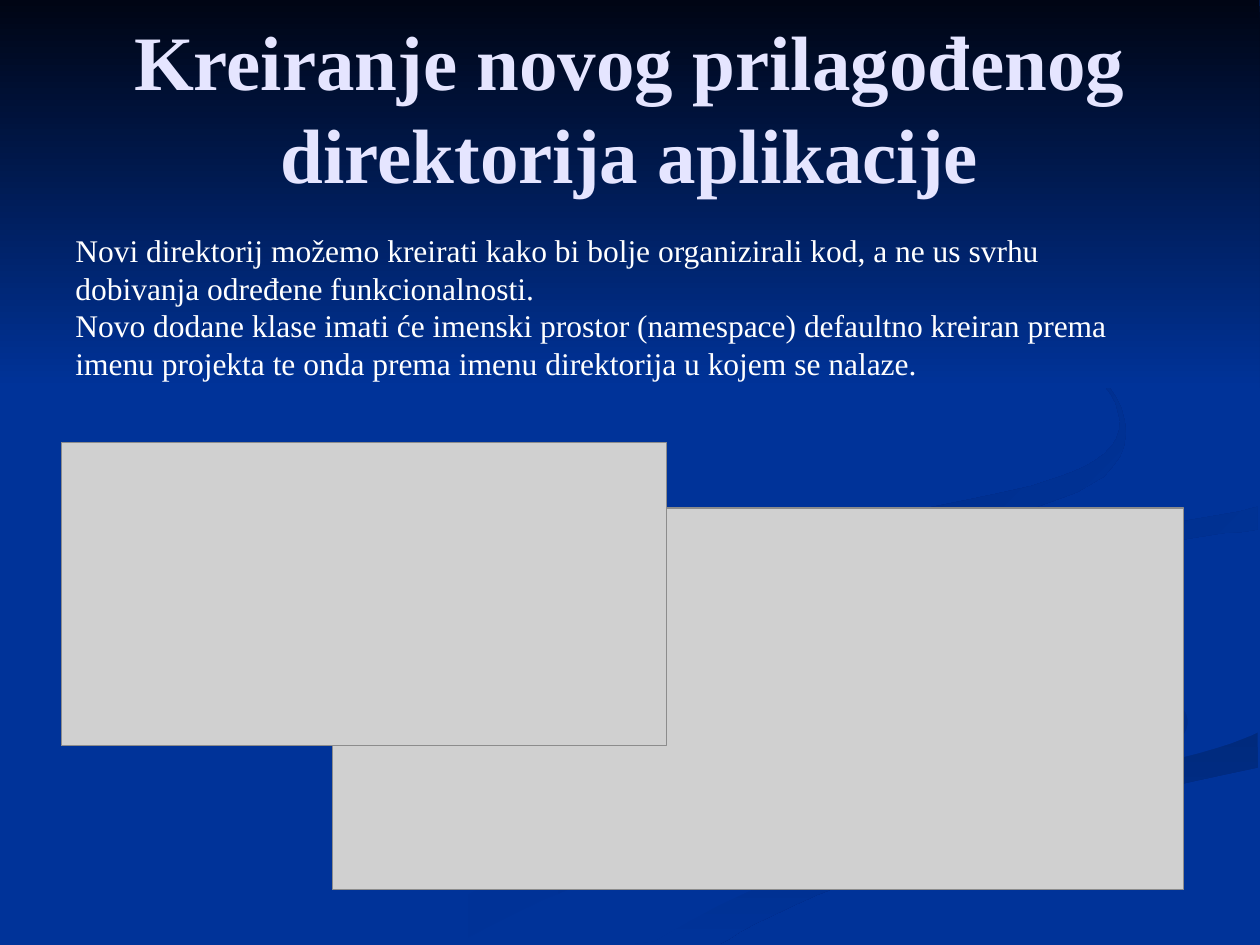
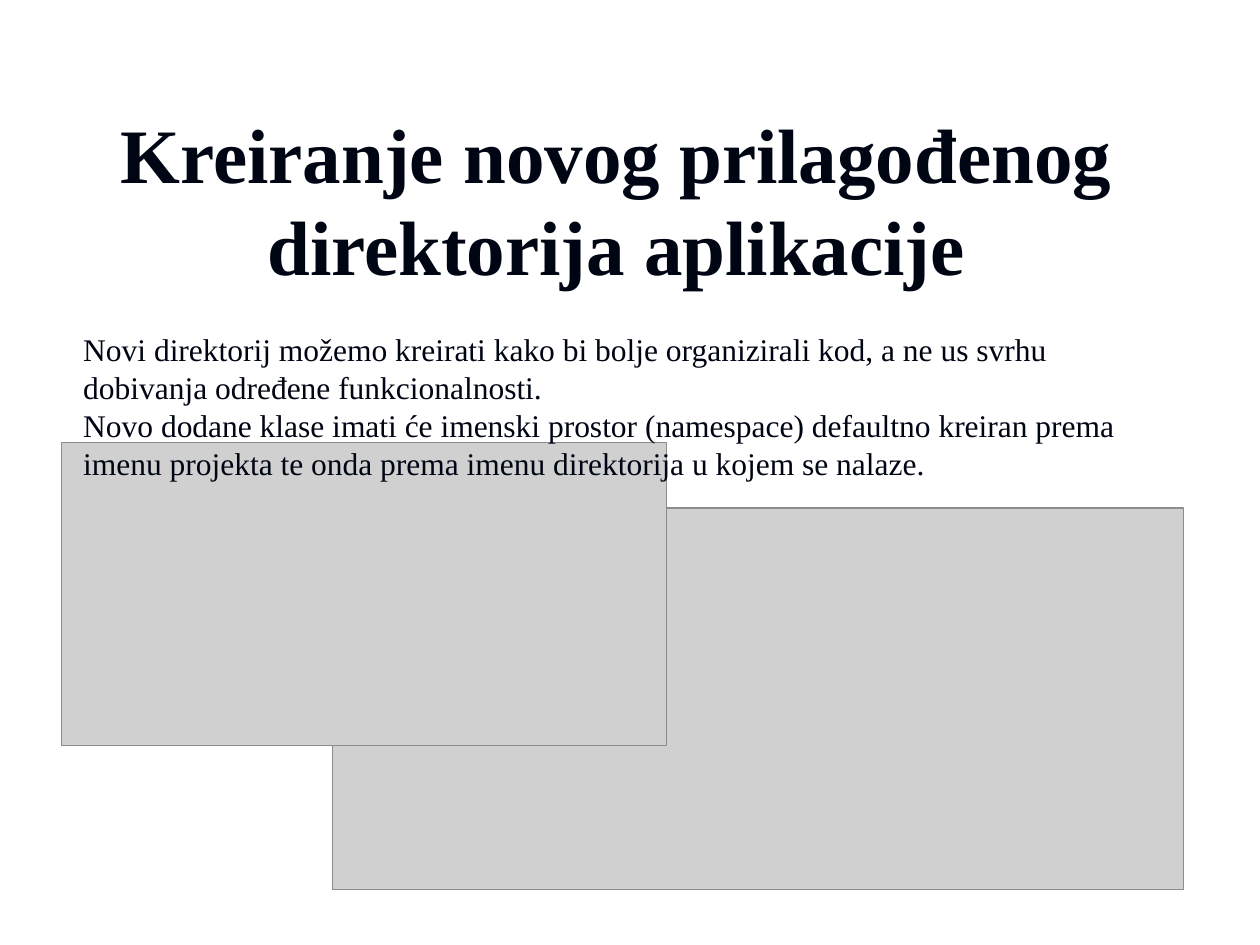
Before and after one commit to vzdesic/PZI, a slide deck: slide 9 of PPTs/04 MVC struktura direktorija.ppt (slide 5 before the commit). Drawn at 1260x945 pixels with LibreOffice and Linux fonts; fonts in the diff are those of the drawing; grey boxes stand for pictures; background and template pictures are left out. Boxes give left, top, right and bottom in pixels: in the first picture for what was removed or moved away, otherwise in the second. Text is boxed around its words. In the diff, an @@ line names an element or a change of style, - is before the commit and + after.

```diff
--- a/PPTs/04 MVC struktura direktorija.ppt
+++ b/PPTs/04 MVC struktura direktorija.ppt
@@ background #003399 to picture (left out) @@
@@ group removed at box(0, 0, 1260, 944): 7 freeform shapes @@
@@ title "Kreiranje novog prilagođenog direktorija aplikacije": place and size @@
-title "Kreiranje novog prilagođenog direktorija aplikacije" at box(134, 36, 1125, 198)
+title "Kreiranje novog prilagođenog direktorija aplikacije" at box(121, 129, 1111, 290)
@@ title "Kreiranje novog prilagođenog direktorija aplikacije" at box(121, 129, 1111, 290): text colour #E5E5FF to #000514 @@
@@ text "Novi direktorij možemo kreirati kako ...": place and size @@
-text "Novi direktorij možemo kreirati kako ..." at box(75, 240, 1107, 382)
+text "Novi direktorij možemo kreirati kako ..." at box(83, 339, 1114, 481)
@@ text "Novi direktorij možemo kreirati kako ..." at box(83, 339, 1114, 481): text colour #FFFFFF to #000514 @@
```
Also in this commit, not shown: 5 other slides changed, 4 slides added, 12 other files.
